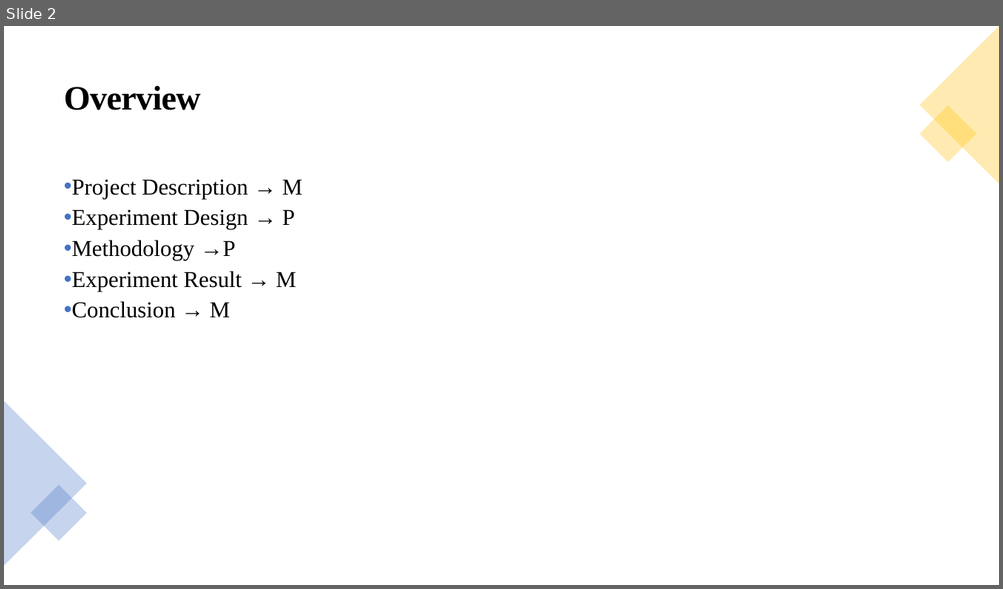
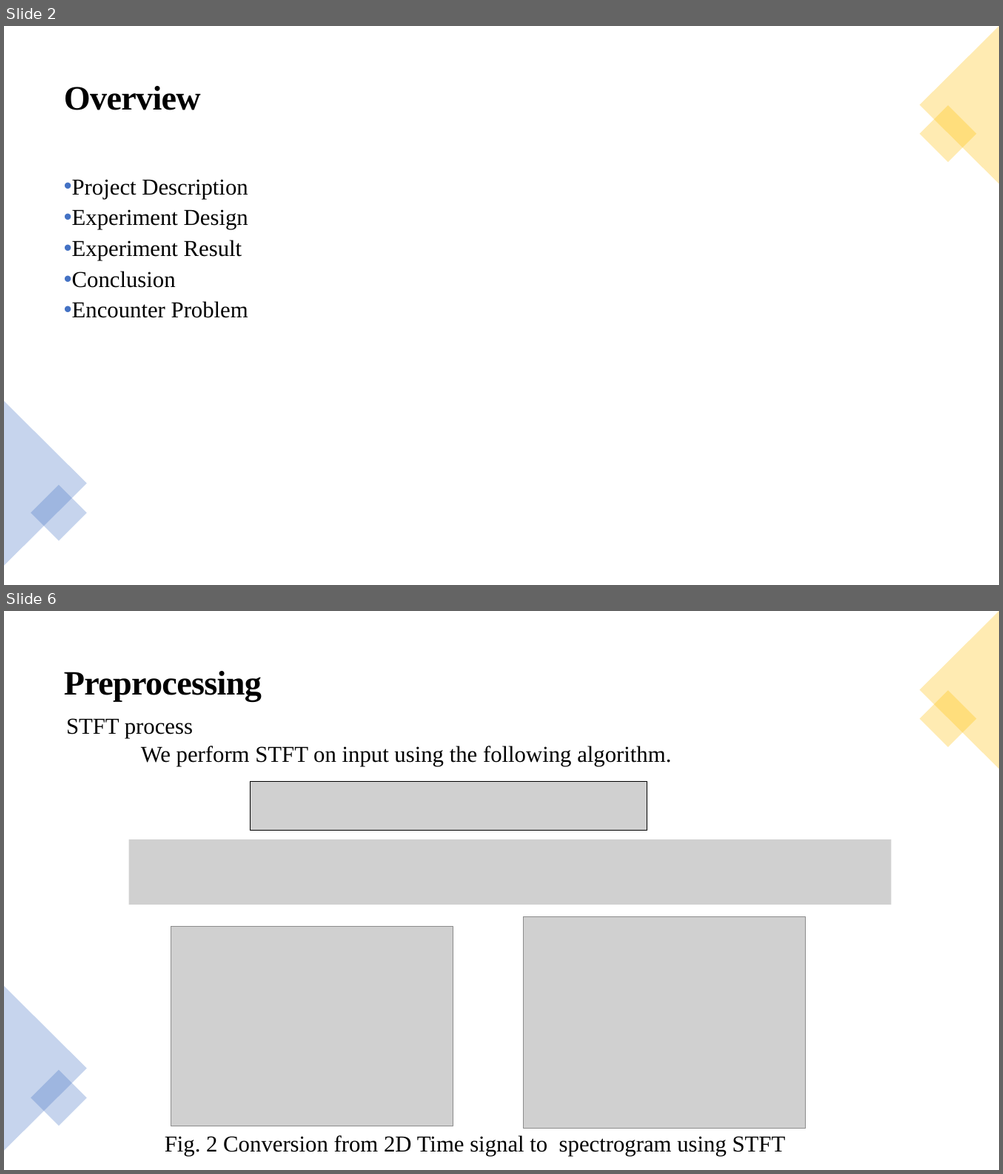
Before and after one commit to paweenp/Classification-of-time-signals-by-CNN-using-STFT, a slide deck: Presentation/Classification-of-time-signals-by-CNN-using-STFT.pptx. Shown one above the other, each under a label of ours: slide 2 before the commit, slides 2 and 6 after it; the slides between them are not shown. The pictures are 1003x589 and 1003x1174 pixels, drawn with LibreOffice and Linux fonts; fonts in the diff are those of the drawing; grey boxes stand for pictures. Boxes give left, top, right and bottom in pixels: in the first picture for what was removed or moved away, otherwise in the second. Text is boxed around its words. In the diff, an @@ line names an element or a change of style, - is before the commit and + after.

```diff
--- a/Presentation/Classification-of-time-signals-by-CNN-using-STFT.pptx
+++ b/Presentation/Classification-of-time-signals-by-CNN-using-STFT.pptx
@@ slide 6 added at (4, 611, 999, 1170), background #FFFFFF @@
@@ triangle added at (919, 611, 999, 769), fill #FFC000 at 30% opacity @@
@@ text added at (64, 671, 262, 701), 33 pt, text #000000, bold @@
+Preprocessing
@@ rectangle added at (919, 691, 976, 748), fill #FFC000 at 30% opacity @@
@@ text added at (66, 718, 671, 766), 22 pt, text #000000 @@
+STFT process
+We perform STFT on input using the following algorithm.
@@ picture added at (250, 782, 646, 830) @@
@@ picture added at (128, 840, 891, 905) @@
@@ picture added at (523, 917, 805, 1129) @@
@@ picture added at (171, 926, 453, 1127) @@
@@ triangle added at (4, 986, 87, 1151), fill #4472C4 at 30% opacity @@
@@ rectangle added at (31, 1070, 87, 1126), fill #4472C4 at 30% opacity @@
@@ text added at (165, 1136, 785, 1156), 22 pt, text #000000 @@
+Fig. 2 Conversion from 2D Time signal to spectrogram using STFT
@@ slide 2 changed as well @@
@@ text at (72, 179, 248, 318): text changed @@
-• Project Description → M
-• Experiment Design → P
-• Methodology →P
-• Experiment Result → M
-• Conclusion → M
+• Project Description
+• Experiment Design
+• Experiment Result
+• Conclusion
+• Encounter Problem
```
Also in this commit, not shown: 1 other slide changed, 15 other slides added, 5 slides removed.
